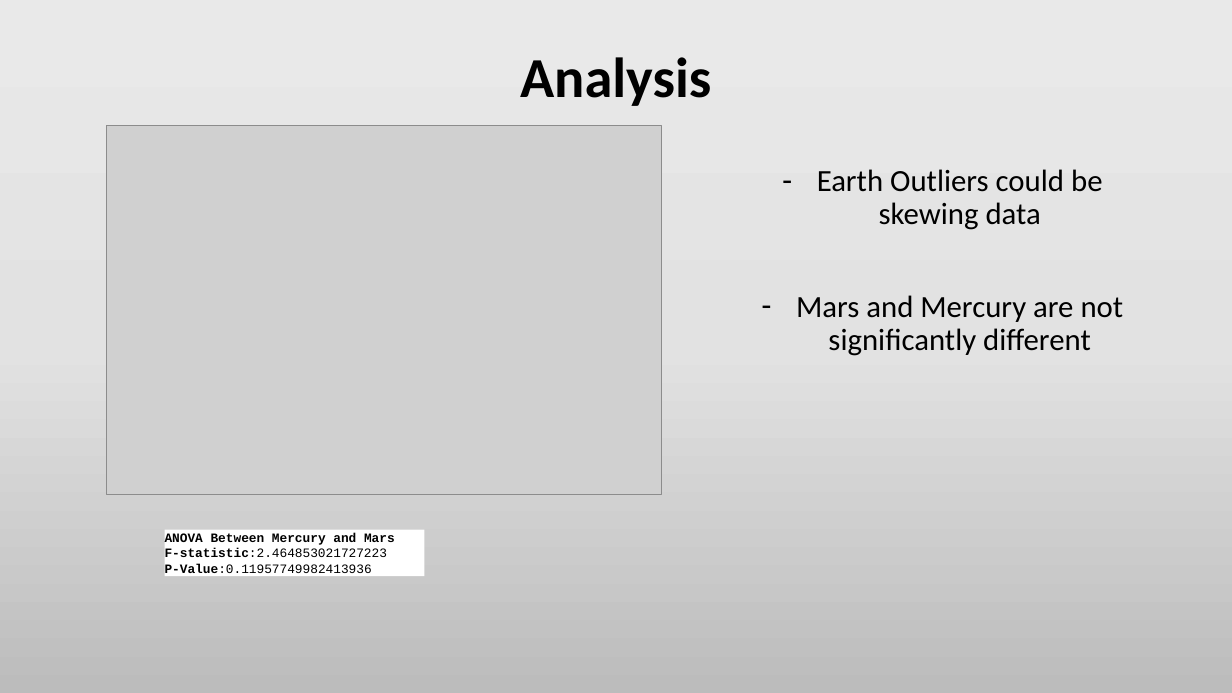
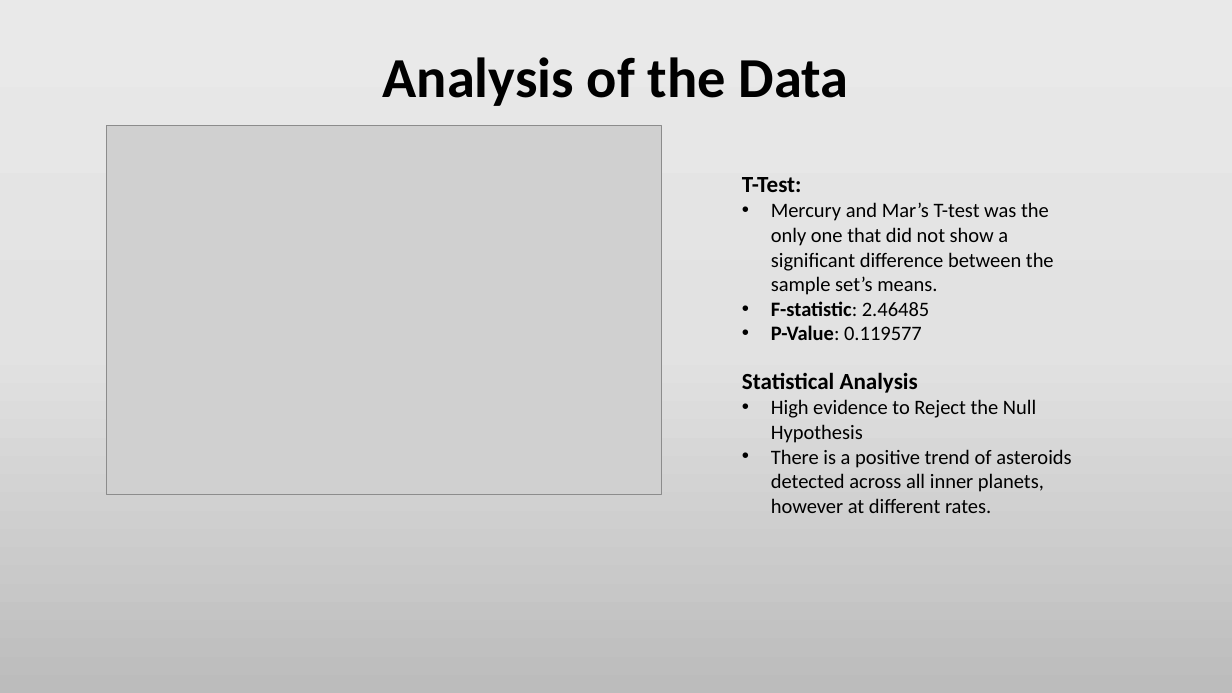
Before and after one commit to Efritch/asteroids_group_g, a slide deck: slide 16 of asteroid_analysisFinal.pptx. Drawn at 1232x693 pixels with LibreOffice and Linux fonts; fonts in the diff are those of the drawing; grey boxes stand for pictures. Boxes give left, top, right and bottom in pixels: in the first picture for what was removed or moved away, otherwise in the second. Text is boxed around its words. In the diff, an @@ line names an element or a change of style, - is before the commit and + after.

```diff
--- a/asteroid_analysisFinal.pptx
+++ b/asteroid_analysisFinal.pptx
@@ title at box(383, 57, 849, 106): text changed @@
-Analysis
+Analysis of the Data
@@ text added at box(742, 177, 1054, 340), 16 pt, text #000000 @@
+T-Test:
+• Mercury and Mar’s T-test was the only one that did not show a significant difference between the sample set’s means.
+• F-statistic: 2.46485
+• P-Value: 0.119577
@@ subtitle removed at box(796, 169, 1124, 356) @@
-– Earth Outliers could be skewing data
-– Mars and Mercury are not significantly different
@@ text added at box(742, 372, 1071, 513), 16 pt, text #000000 @@
+Statistical Analysis
+• High evidence to Reject the Null Hypothesis
+• There is a positive trend of asteroids detected across all inner planets, however at different rates.
@@ rectangle removed at box(165, 530, 424, 576) @@
-ANOVA Between Mercury and Mars
-F-statistic:2.464853021727223
-P-Value:0.11957749982413936
```
Also in this commit, not shown: 5 other slides changed, 1 slide added, 1 slide removed, 2 other files.
